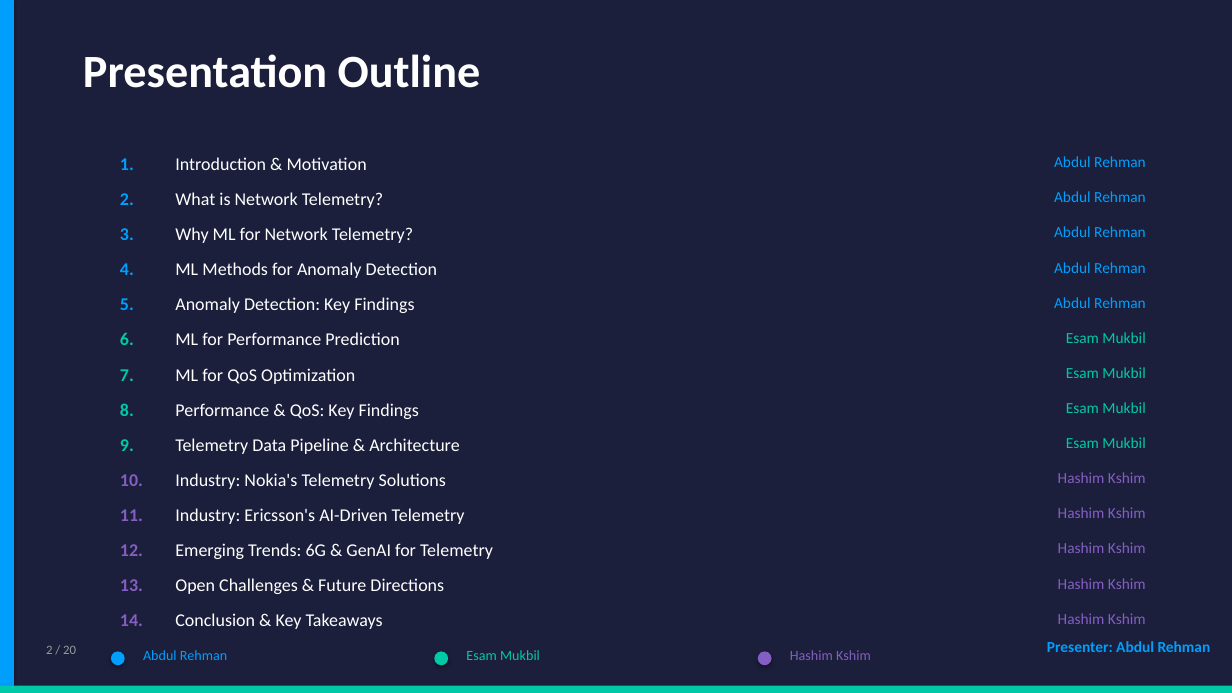
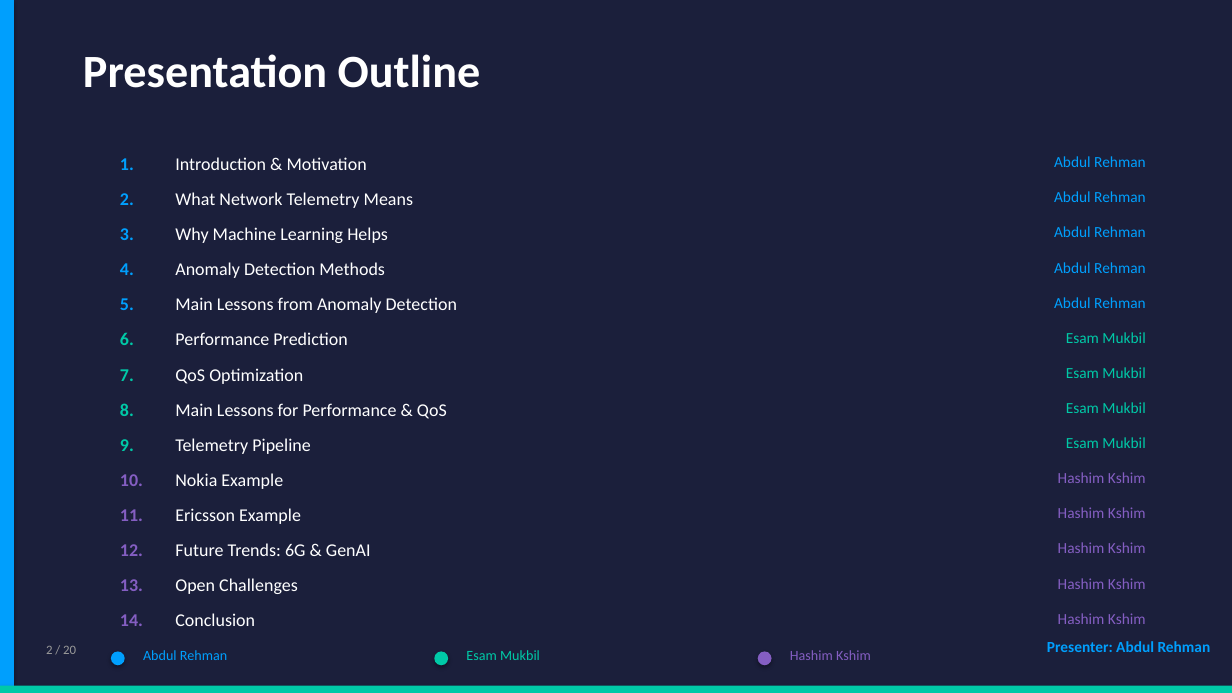
Before and after one commit to dkabduli/NET3006-Project, a slide deck: slide 2 of NET3006A-ML-Network-Telemetry/presentation/NET3006A_ML_Network_Telemetry_Presentation.pptx. Drawn at 1232x693 pixels with LibreOffice and Linux fonts; fonts in the diff are those of the drawing. Boxes give left, top, right and bottom in pixels: in the first picture for what was removed or moved away, otherwise in the second. Text is boxed around its words. In the diff, an @@ line names an element or a change of style, - is before the commit and + after.

```diff
--- a/NET3006A-ML-Network-Telemetry/presentation/NET3006A_ML_Network_Telemetry_Presentation.pptx
+++ b/NET3006A-ML-Network-Telemetry/presentation/NET3006A_ML_Network_Telemetry_Presentation.pptx
@@ text at (175,192,413,208): text changed @@
-What is Network Telemetry?
+What Network Telemetry Means
@@ text at (175,227,388,243): text changed @@
-Why ML for Network Telemetry?
+Why Machine Learning Helps
@@ text at (175,262,385,278): text changed @@
-ML Methods for Anomaly Detection
+Anomaly Detection Methods
@@ text at (175,297,457,313): text changed @@
-Anomaly Detection: Key Findings
+Main Lessons from Anomaly Detection
@@ text at (175,332,347,345): text changed @@
-ML for Performance Prediction
+Performance Prediction
@@ text at (175,368,303,384): text changed @@
-ML for QoS Optimization
+QoS Optimization
@@ text at (175,403,447,419): text changed @@
-Performance & QoS: Key Findings
+Main Lessons for Performance & QoS
@@ text at (175,438,310,454): text changed @@
-Telemetry Data Pipeline & Architecture
+Telemetry Pipeline
@@ text at (175,473,283,489): text changed @@
-Industry: Nokia's Telemetry Solutions
+Nokia Example
@@ text at (175,508,301,524): text changed @@
-Industry: Ericsson's AI-Driven Telemetry
+Ericsson Example
@@ text at (175,543,371,556): text changed @@
-Emerging Trends: 6G & GenAI for Telemetry
+Future Trends: 6G & GenAI
@@ text at (175,578,298,594): text changed @@
-Open Challenges & Future Directions
+Open Challenges
@@ text at (175,613,255,626): text changed @@
-Conclusion & Key Takeaways
+Conclusion
```
Also in this commit, not shown: 7 other slides changed, 7 slides added, 7 slides removed, 2 other files.
